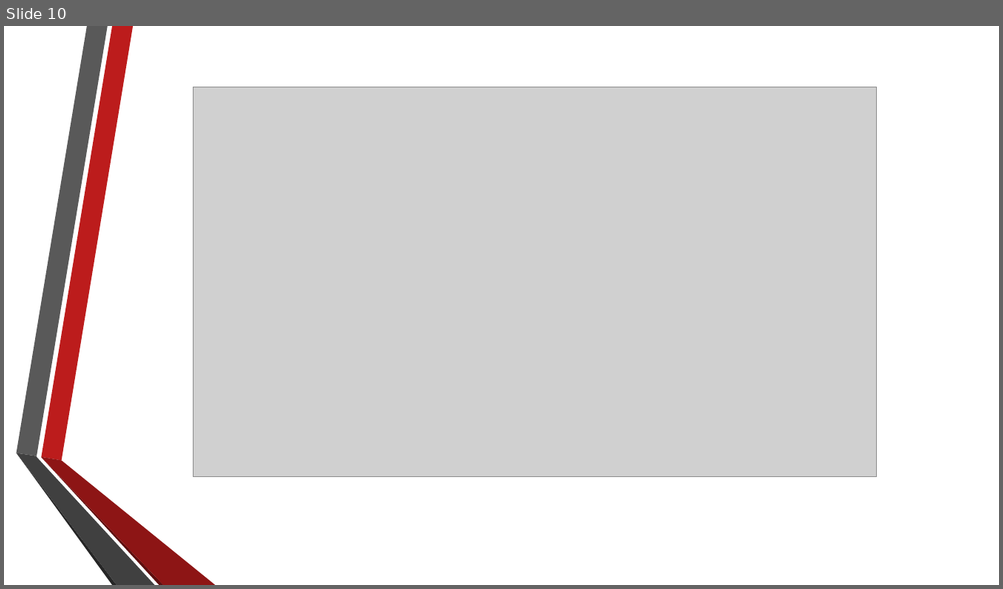
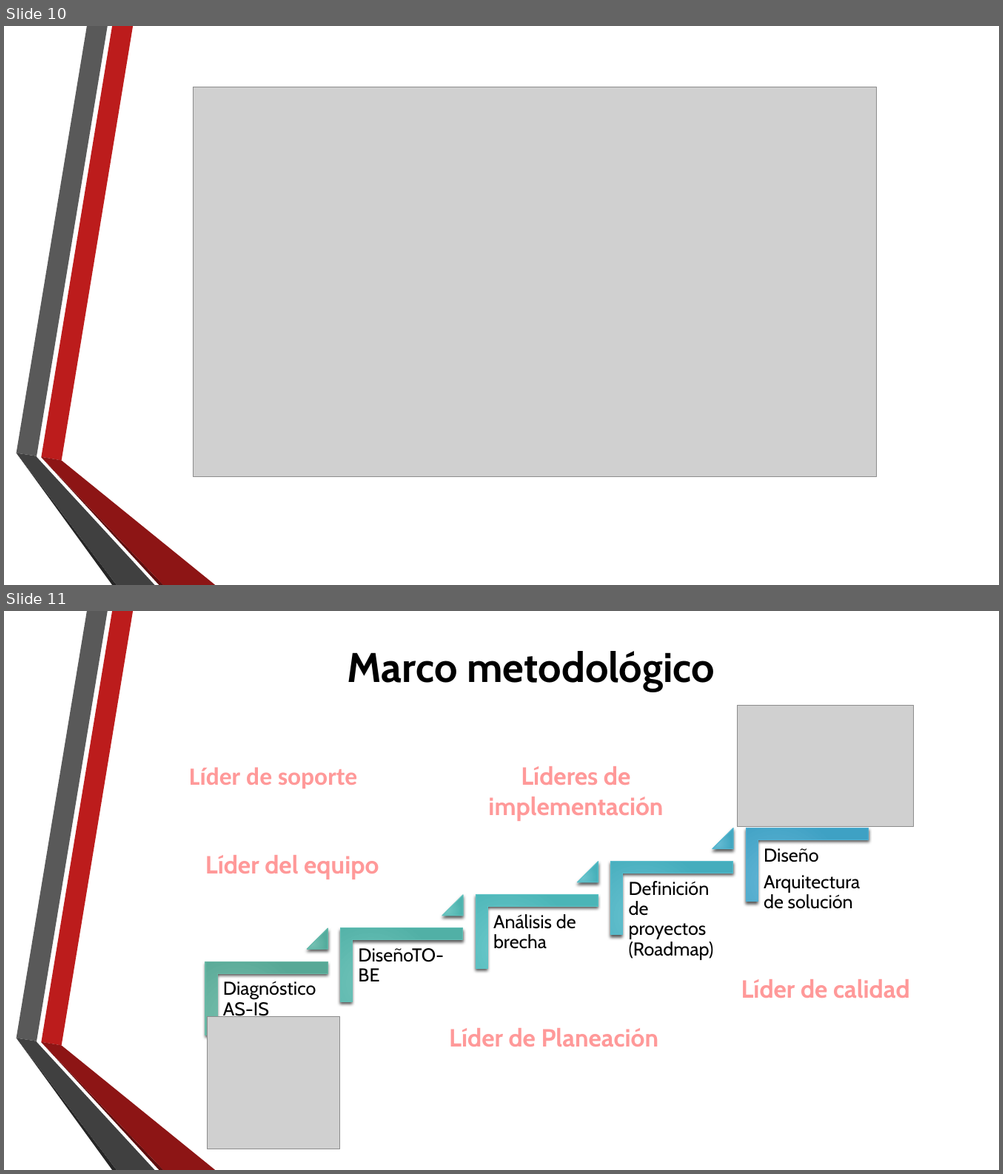
Before and after one commit to gaudisolutions/ecos, a slide deck: Proyecto I/Arquitectura Objetivo MPLA.pptx. Shown one above the other, each under a label of ours: slide 10 before the commit, slides 10 and 11 after it. The pictures are 1003x589 and 1003x1174 pixels, drawn with LibreOffice and Linux fonts; fonts in the diff are those of the drawing; grey boxes stand for pictures; background and template pictures are left out. Boxes give left, top, right and bottom in pixels: in the first picture for what was removed or moved away, otherwise in the second. Text is boxed around its words. In the diff, an @@ line names an element or a change of style, - is before the commit and + after.

Commit message:
Ajustes marco metodológico, avance presentación y modificación a entregables (por favor omitir lo de los entregables)

```diff
--- a/Proyecto I/Arquitectura Objetivo MPLA.pptx
+++ b/Proyecto I/Arquitectura Objetivo MPLA.pptx
@@ slide 11 added at box(4, 611, 999, 1170), background picture (left out); not listed: 6 template elements that a slide beside it also shows @@
@@ title added at box(347, 651, 714, 691), 40 pt, text #000000, bold @@
+Marco metodológico
@@ picture added at box(737, 705, 914, 826) @@
@@ text added at box(189, 767, 358, 789), 24 pt, text gradient #FBB9B9 to #FF9A9A to #6B0000, bold @@
+Líder de soporte
@@ text added at box(488, 766, 663, 821), 24 pt, text gradient #FBB9B9 to #FF9A9A to #6B0000, bold @@
+Líderes de implementación
@@ group added at box(205, 828, 868, 1036): 5 corners, 5 texts, 4 triangles @@
+Diagnóstico AS-IS
+DiseñoTO-BE
+Análisis de brecha
+Definición de proyectos (Roadmap)
+Diseño
+Arquitectura de solución
@@ text added at box(205, 855, 378, 880), 24 pt, text gradient #FBB9B9 to #FF9A9A to #6B0000, bold @@
+Líder del equipo
@@ text added at box(741, 980, 910, 998), 24 pt, text gradient #FBB9B9 to #FF9A9A to #6B0000, bold @@
+Líder de calidad
@@ picture added at box(207, 1017, 340, 1150) @@
@@ text added at box(449, 1028, 659, 1047), 24 pt, text gradient #FBB9B9 to #FF9A9A to #6B0000, bold @@
+Líder de Planeación
```
Also in this commit, not shown: 1 slide changed, 3 other slides added, 2 slides removed, 2 other files.
